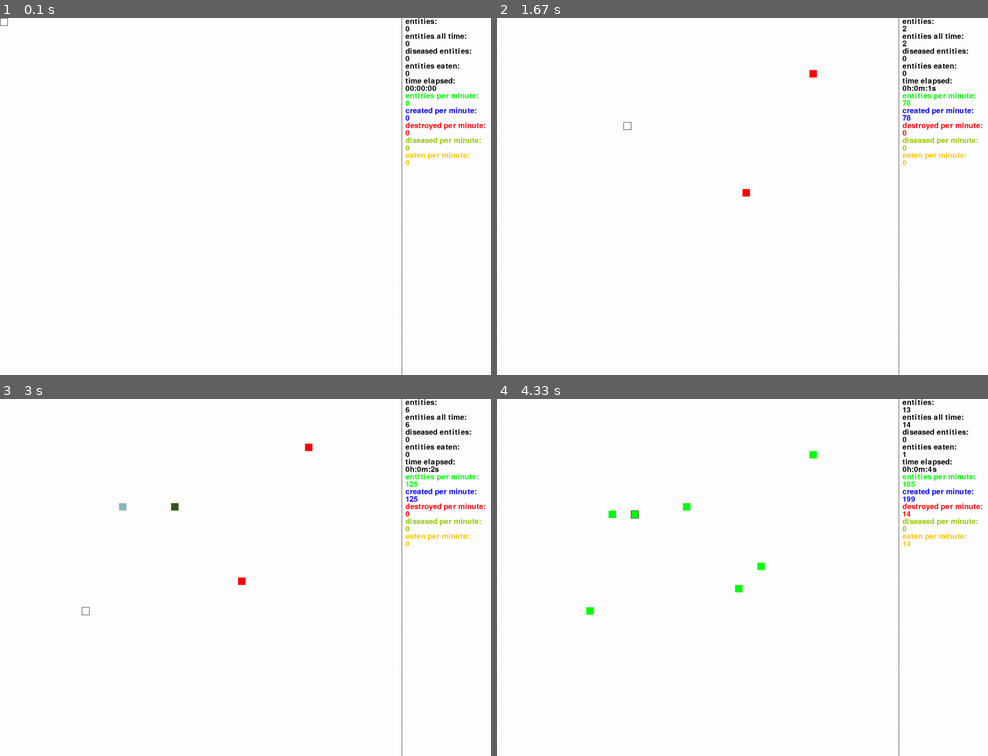
Above: before the commit, frames 1-4 (two rows, left to right).
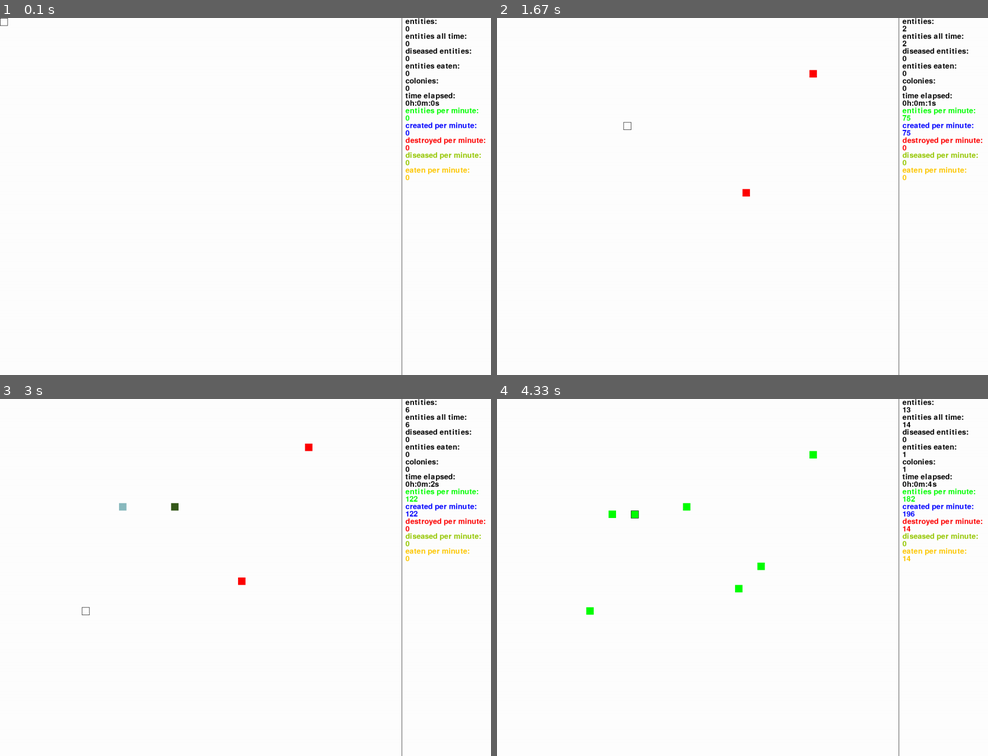
Above: after the commit, the same moments.

Repository: sbwhitt/pygame-life-simulation
Game: pygame game, started from main.py
Same seed, same stepped clock (60 frames per second), same inputs: the game is played once before the commit and once after it.
Inputs (mouse positions are in pixels of both pictures, inside the frame that each line leads up to):
- Up to frame 1 (0.1 s): no input
- Up to frame 2 (1.67 s): click (742, 196) at 0.42 s; tap Enter at 0.67 s; tap 1 at 1.07, 1.37 s; click (816, 71) at 1.13 s; tap 3 at 1.15 s; click (624, 125) at 1.6 s
- Up to frame 3 (3 s): click (432, 713) at 1.93 s; click (176, 502) at 2.27 s; click (417, 670) at 2.6 s; click (83, 613) at 2.93 s
- Up to frame 4 (4.33 s): tap 1 at 3.23, 3.57, 3.87, 4.07 s; click (914, 648) at 3.3 s; tap 3 at 3.32 s; click (767, 563) at 3.63 s; click (634, 513) at 4.13 s; tap 2 at 4.15 s

The runs differ from the first frame. In frame 1, 1.3% of the frame differs, in the area x 82-99%, y 16-46%; in frame 2, 1.3%; in frame 3, 1.3%; in frame 4, 1.4%.

Commit message:
update colonies and stats

Diff:
--- a/src/app.py
+++ b/src/app.py
@@ -53,6 +53,7 @@
         self.clock.tick(settings.CLOCK_RATE)
         self.e_man.update_entities(self.clock.get_time(), self.c_man)
         self.c_man.update_colonies()
+        self._update_metrics()
 
     def on_render(self) -> None:
         self.screen.fill(colors.WHITE)
@@ -79,7 +80,6 @@
                 self.on_event(event)
             self.on_loop()
             self.on_render()
-            self._update_metrics()
             await asyncio.sleep(0)
         self.on_cleanup()
 
@@ -94,6 +94,8 @@
                             str(self.e_man.get_diseased_entities(self.e_man.entities)))
         self.stats.add_line("entities eaten: ",
                             str(self.e_man.eaten))
+        self.stats.add_line("colonies: ",
+                            str(len(self.c_man.colonies)))
         self.stats.add_line("time elapsed: ", self.metrics.get_time_elapsed())
         self.stats.add_line("entities per minute: ",
                             str(int(self.metrics.get_rate("created") - self.metrics.get_rate("destroyed"))),
--- a/src/colony.py
+++ b/src/colony.py
@@ -8,6 +8,7 @@
 
     def add_member(self, entity: Entity) -> None:
         self.members.append(entity)
+        entity.colony = self
         self.total_members += 1
 
     def remove_member(self, entity: Entity) -> None:
--- a/src/colony_manager.py
+++ b/src/colony_manager.py
@@ -33,22 +33,18 @@
         e1.nourished = True
         e2.nourished = True
         if e1.colony and e2.colony:
-            pass
+            self._join_colonies(e1.colony, e2.colony)
         elif e1.colony and not e2.colony:
             e1.colony.add_member(e2)
-            e2.colony = e1.colony
             e2.bound = True
         elif not e1.colony and e2.colony:
             e2.colony.add_member(e1)
-            e1.colony = e2.colony
             e1.bound = True
         else:
             c = Colony()
             self._add_colony(c)
             c.add_member(e1)
             c.add_member(e2)
-            e1.colony = c
-            e2.colony = c
             e1.bound = True
             e2.bound = True
 
@@ -64,6 +60,11 @@
         self.colonies.remove(colony)
         self.destroyed += 1
 
+    def _join_colonies(self, c1: "Colony", c2: "Colony") -> None:
+        for m in c2.members:
+            c1.add_member(m)
+        self._remove_colony(c2)
+
     def _highlight(self, entity: Entity, window: Window) -> None:
         points = [(entity.loc[0]-(entity.loc[0] % settings.ENT_WIDTH), entity.loc[1]-(entity.loc[1] % settings.ENT_WIDTH)),
                   (entity.loc[0]+(settings.ENT_WIDTH - entity.loc[0] % settings.ENT_WIDTH), entity.loc[1]-(entity.loc[1] % settings.ENT_WIDTH)),
